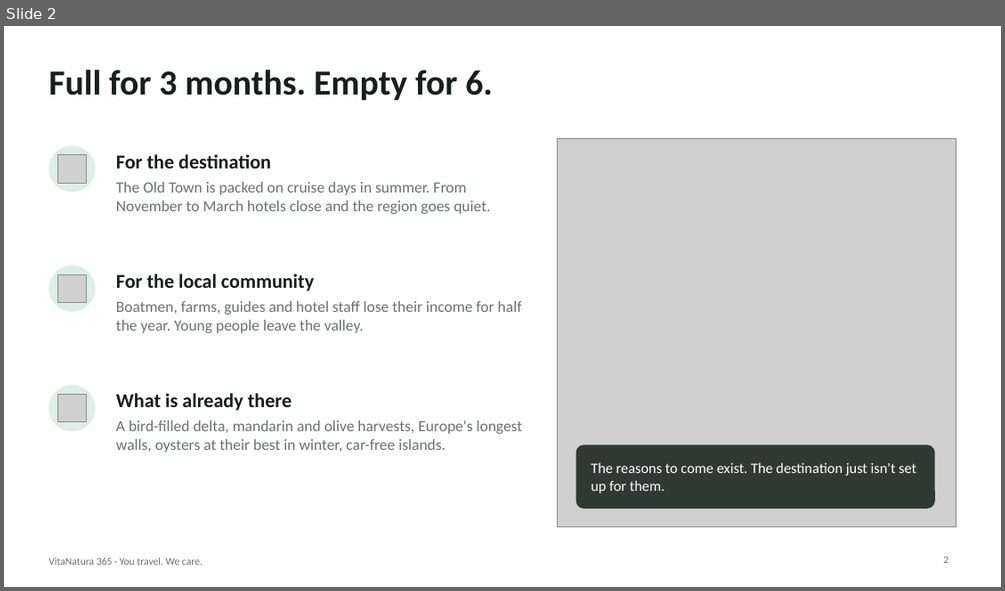
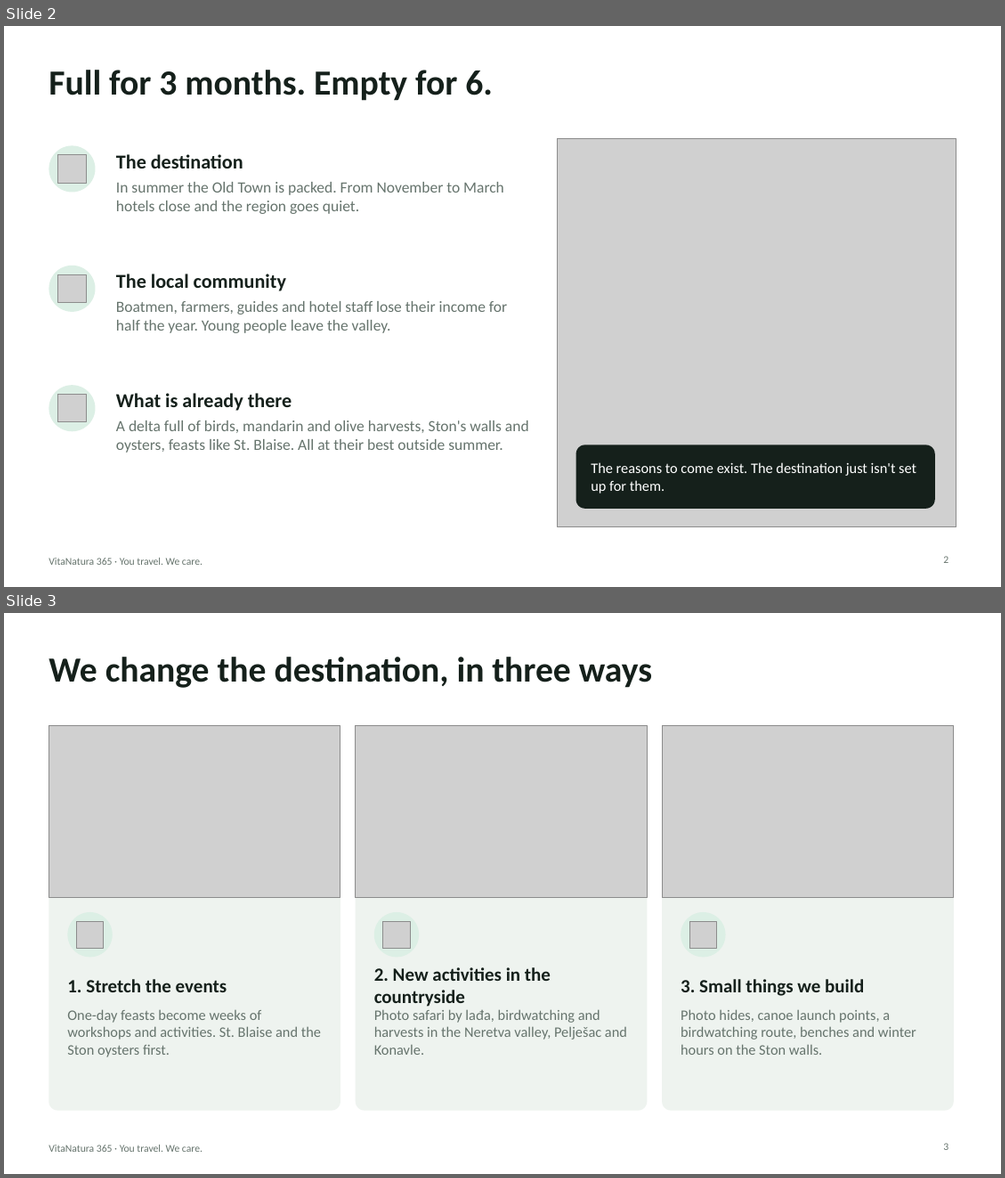
Before and after one commit to dk129213/VitaNatura, a slide deck: presentation/VitaNatura365-pitch.pptx. Shown one above the other, each under a label of ours: slide 2 before the commit, slides 2 and 3 after it. The pictures are 1005x591 and 1005x1178 pixels, drawn with LibreOffice and Linux fonts; fonts in the diff are those of the drawing; grey boxes stand for pictures. Boxes give left, top, right and bottom in pixels: in the first picture for what was removed or moved away, otherwise in the second. Text is boxed around its words. In the diff, an @@ line names an element or a change of style, - is before the commit and + after.

```diff
--- a/presentation/VitaNatura365-pitch.pptx
+++ b/presentation/VitaNatura365-pitch.pptx
@@ slide 3 added at (4, 613, 1001, 1174), background #FFFFFF; not listed: 1 template element that a slide beside it also shows @@
@@ title added at (48, 657, 652, 688), 34 pt, text #15201B, bold @@
+We change the destination, in three ways
@@ rounded rectangle added at (48, 725, 340, 1111), fill #EEF3EF @@
@@ picture added at (48, 725, 340, 897) @@
@@ rounded rectangle added at (356, 725, 647, 1111), fill #EEF3EF @@
@@ picture added at (356, 725, 647, 897) @@
@@ rounded rectangle added at (662, 725, 954, 1111), fill #EEF3EF @@
@@ picture added at (662, 725, 954, 897) @@
@@ ellipse added at (67, 912, 113, 957), fill #DCEFE5 @@
@@ picture added at (77, 921, 104, 948) @@
@@ ellipse added at (374, 912, 419, 957), fill #DCEFE5 @@
@@ picture added at (383, 921, 410, 948) @@
@@ ellipse added at (680, 912, 726, 957), fill #DCEFE5 @@
@@ picture added at (689, 921, 717, 948) @@
@@ text added at (67, 979, 226, 992), 18 pt, text #15201B, bold @@
+1. Stretch the events
@@ text added at (374, 967, 550, 1006), 18 pt, text #15201B, bold @@
+2. New activities in the countryside
@@ text added at (680, 979, 864, 996), 18 pt, text #15201B, bold @@
+3. Small things we build
@@ text added at (67, 1009, 321, 1057), 14 pt, text #66746D @@
+One-day feasts become weeks of workshops and activities. St. Blaise and the Ston oysters first.
@@ text added at (374, 1009, 627, 1054), 14 pt, text #66746D @@
+Photo safari by lađa, birdwatching and harvests in the Neretva valley, Pelješac and Konavle.
@@ text added at (680, 1009, 916, 1054), 14 pt, text #66746D @@
+Photo hides, canoe launch points, a birdwatching route, benches and winter hours on the Ston walls.
@@ page number added at (943, 1143, 948, 1150), 10 pt, text #66746D @@
+3
@@ slide 2 changed as well @@
@@ text at (116, 154, 243, 168): text changed @@
-For the destination
+The destination
@@ text at (116, 182, 504, 214): text changed @@
-The Old Town is packed on cruise days in summer. From November to March hotels close and the region goes quiet.
+In summer the Old Town is packed. From November to March hotels close and the region goes quiet.
@@ text at (116, 273, 286, 291): text changed @@
-For the local community
+The local community
@@ text at (116, 301, 507, 333): text changed @@
-Boatmen, farms, guides and hotel staff lose their income for half the year. Young people leave the valley.
+Boatmen, farmers, guides and hotel staff lose their income for half the year. Young people leave the valley.
@@ text at (116, 420, 529, 452): text changed @@
-A bird-filled delta, mandarin and olive harvests, Europe's longest walls, oysters at their best in winter, car-free islands.
+A delta full of birds, mandarin and olive harvests, Ston's walls and oysters, feasts like St. Blaise. All at their best outside summer.
@@ rounded rectangle at (576, 445, 935, 508): fill #15201B at 85% opacity to #15201B; proportions changed @@
```
Also in this commit, not shown: 2 other slides changed, 8 other slides added, 8 slides removed, 5 other files.
